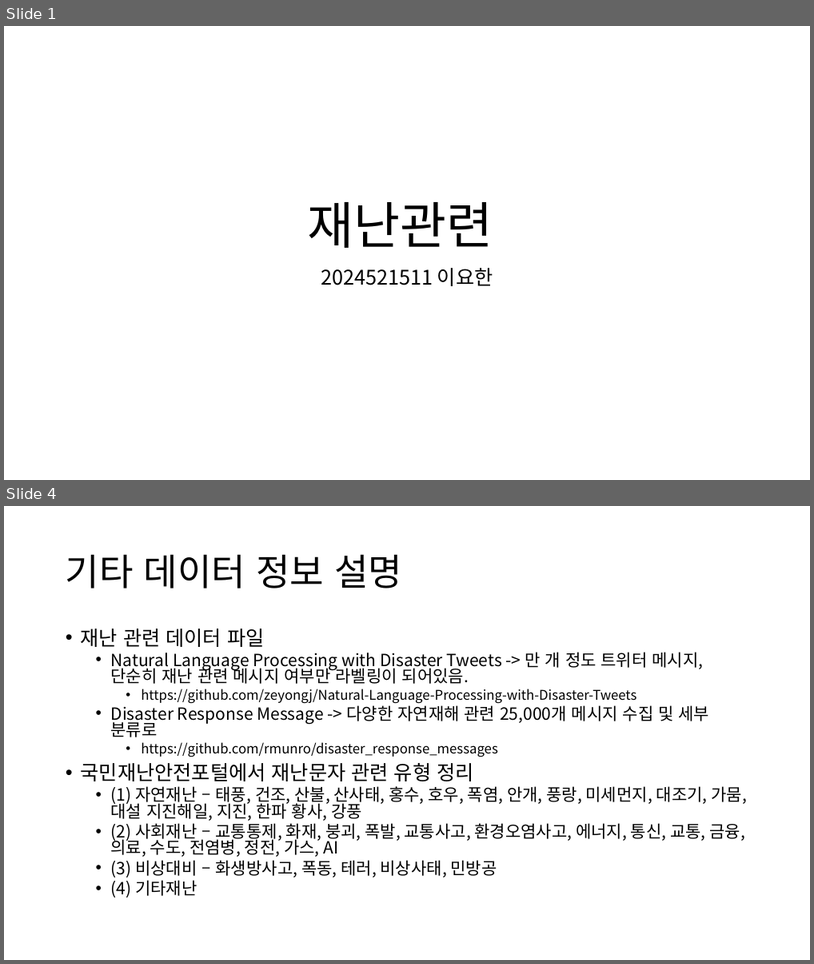
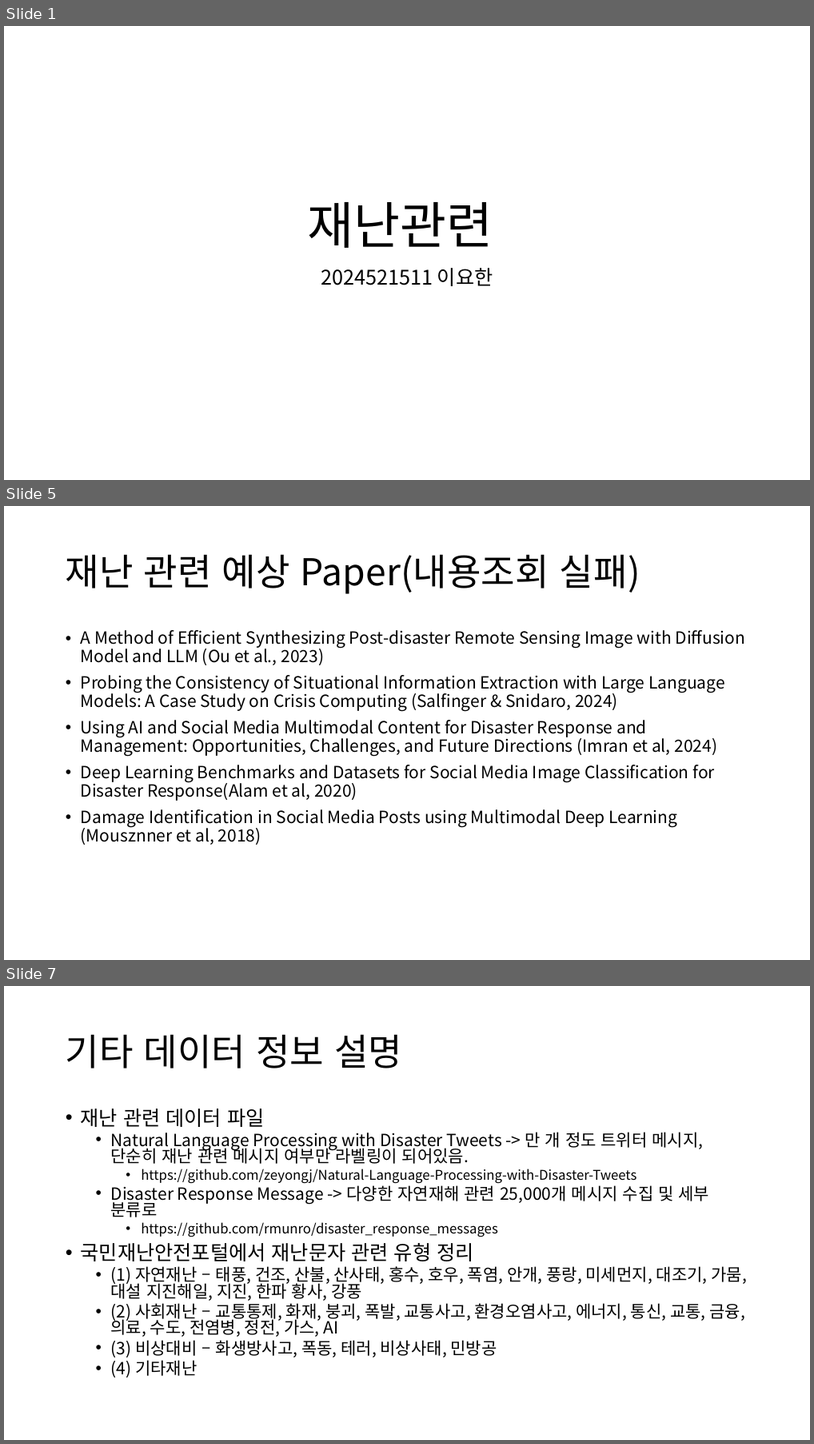
Before and after one commit to lurker18/MultiModal_RAG, a slide deck: materials/재난관련 선행연구 Review_이요한.pptx. Shown one above the other, each under a label of ours: slides 1 and 4 before the commit, slides 1, 5 and 7 after it; the slides between them are not shown. The pictures are 814x964 and 814x1444 pixels, drawn with LibreOffice and Linux fonts; fonts in the diff are those of the drawing. Boxes give left, top, right and bottom in pixels: in the first picture for what was removed or moved away, otherwise in the second. Text is boxed around its words. In the diff, an @@ line names an element or a change of style, - is before the commit and + after.

Commit message:
데이터 추가공유
PPT 내용보강

```diff
--- a/materials/재난관련 선행연구 Review_이요한.pptx
+++ b/materials/재난관련 선행연구 Review_이요한.pptx
@@ slide 5 added at (4, 506, 810, 960), background #FFFFFF @@
@@ title added at (66, 554, 641, 594), 44 pt, text #000000 @@
+재난 관련 예상 Paper(내용조회 실패)
@@ text added at (81, 630, 746, 844), 20 pt, text #000000 @@
+• A Method of Efficient Synthesizing Post-disaster Remote Sensing Image with Diffusion Model and LLM (Ou et al., 2023)
+• Probing the Consistency of Situational Information Extraction with Large Language Models: A Case Study on Crisis Computing (Salfinger & Snidaro, 2024)
+• Using AI and Social Media Multimodal Content for Disaster Response and Management: Opportunities, Challenges, and Future Directions (Imran et al, 2024)
+• Deep Learning Benchmarks and Datasets for Social Media Image Classification for Disaster Response(Alam et al, 2020)
+• Damage Identification in Social Media Posts using Multimodal Deep Learning (Mousznner et al, 2018)
@@ what was slide 4 is now slide 7 @@
```
Also in this commit, not shown: 2 slides changed, 2 other slides added, 1 other file.
